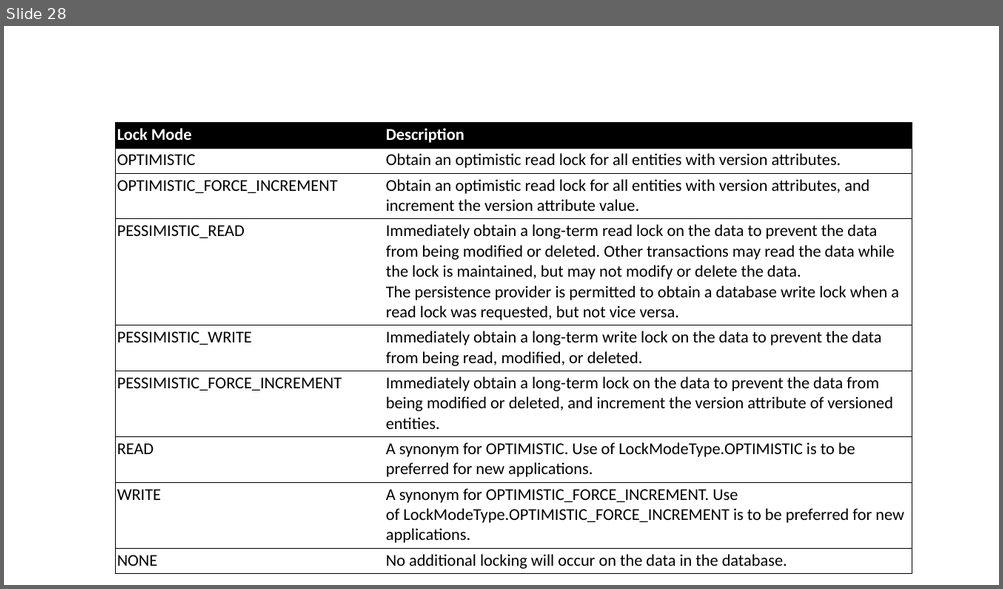
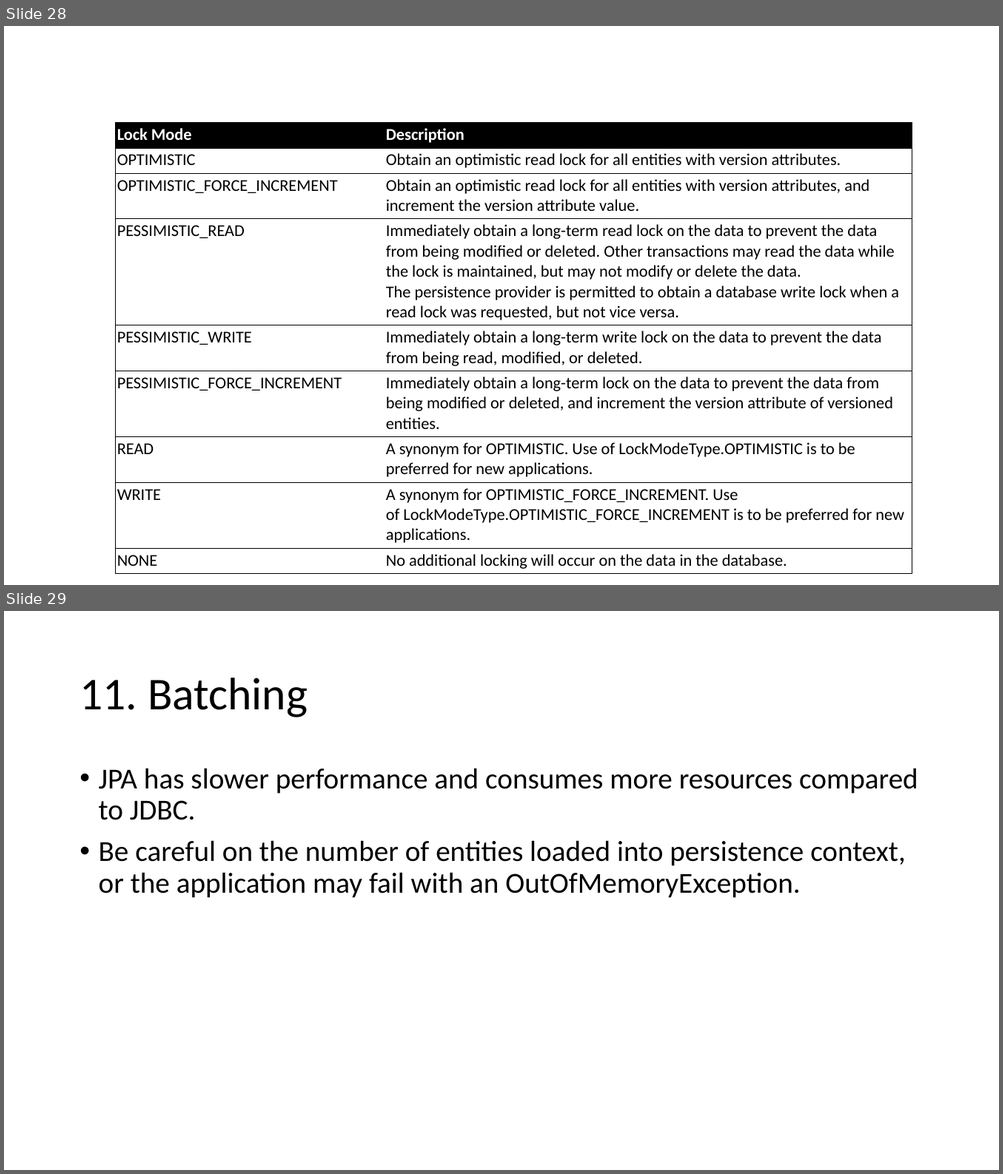
Before and after one commit to lawren43/mytest-repo, a slide deck: test-springmvc/doc/2.JPA Programming.pptx. Shown one above the other, each under a label of ours: slide 28 before the commit, slides 28 and 29 after it. The pictures are 1003x589 and 1003x1174 pixels, drawn with LibreOffice and Linux fonts; fonts in the diff are those of the drawing. Boxes give left, top, right and bottom in pixels: in the first picture for what was removed or moved away, otherwise in the second. Text is boxed around its words. In the diff, an @@ line names an element or a change of style, - is before the commit and + after.

```diff
--- a/test-springmvc/doc/2.JPA Programming.pptx
+++ b/test-springmvc/doc/2.JPA Programming.pptx
@@ slide 29 added at (4,611,999,1170), background #FFFFFF @@
@@ title added at (79,678,307,718), 44 pt, text #000000 @@
+11. Batching
@@ text added at (99,768,918,898), 28 pt, text #000000 @@
+• JPA has slower performance and consumes more resources compared to JDBC.
+• Be careful on the number of entities loaded into persistence context, or the application may fail with an OutOfMemoryException.
```
Also in this commit, not shown: 2 other slides added.
